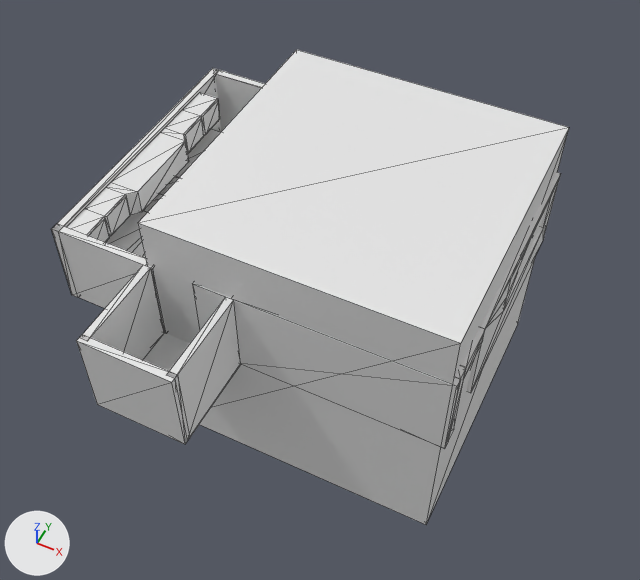
The glTF model theroom/excersizes/restaurant/room.gltf: old version first, new version second.
One viewpoint serves both versions: a 50 mm camera at (12.3, -22.2, 29.1) aimed at (0.8, 0.8, 0.3). Lighting does not change. The marker at lower left points along +X, +Y and +Z. Mesh edges are drawn as thin lines on the coarser meshes. Materials are left out; every surface is plain grey. Where no turn or scale is listed for an object, it has been applied to the vertices. Vertices at the same position are counted once.
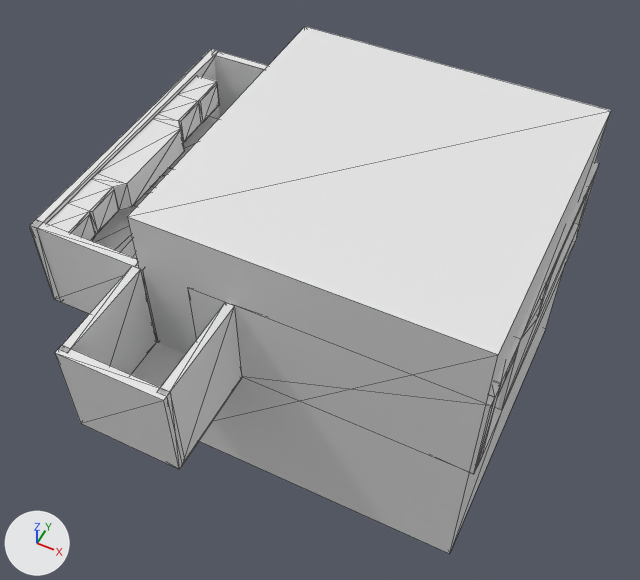
Where the newer file only moved an object's origin or applied its transform, the numbers keep the older frame.

Diff of the bpy script that builds the scene:
```diff
--- a/theroom/excersizes/restaurant/room.gltf.py
+++ b/theroom/excersizes/restaurant/room.gltf.py
@@ me_plane @@
 me_plane.from_pydata(...)  # 4 vertices, 2 faces; spans x -6.14..6.14, y -5.99..5.99, z 0.0
-me_plane.vertices[0].co = (-6.14, -5.99, 0.0)
-me_plane.vertices[1].co = (6.14, 5.99, 0.0)
-me_plane.vertices[2].co = (-6.14, 5.99, 0.0)
-me_plane.vertices[3].co = (6.14, -5.99, 0.0)
+# me_plane part 1
+me_plane.vertices[0].co = (-6.26, -6.38, -0.2)
+me_plane.vertices[1].co = (7.77, 6.99, -0.2)  # pixel (575, 241)
+me_plane.vertices[2].co = (-6.26, 6.99, -0.2)
+me_plane.vertices[3].co = (7.77, -6.38, -0.2)  # pixel (477, 467)
@@ ob_boundingbox @@
 ob_boundingbox = bpy.data.objects.new('boundingbox', me_cube_006)
-ob_boundingbox.location = (2.05, 2.28, 0.0)
-ob_boundingbox.scale = (6.31, 6.31, 6.31)
+ob_boundingbox.location = (2.7, 2.51, 0.0)
+ob_boundingbox.scale = (6.99, 6.99, 6.99)
@@ ob_cube_001 @@
 ob_cube_001 = bpy.data.objects.new('Cube.001', me_cube_001)
-ob_cube_001.location = (-0.19, 8.29, 2.01)
-ob_cube_001.scale = (8.42, 0.176, 2.01)
+ob_cube_001.location = (0.14, 9.3, 2.05)
+ob_cube_001.scale = (9.4, 0.196, 2.24)
@@ ob_cube_002 @@
 ob_cube_002 = bpy.data.objects.new('Cube.002', me_cube_001)
-ob_cube_002.location = (-6.45, -3.87, 2.01)
-ob_cube_002.scale = (2.39, 0.176, 2.01)
+ob_cube_002.location = (-6.86, -4.28, 2.05)
+ob_cube_002.scale = (2.67, 0.196, 2.24)
@@ ob_cube_003 @@
 ob_cube_003 = bpy.data.objects.new('Cube.003', me_cube_001)
-ob_cube_003.location = (-8.67, 2.2, 2.01)
+ob_cube_003.location = (-9.33, 2.5, 2.05)
 ob_cube_003.rotation_euler = (0.0, 0.0, -1.571)  # degrees (0, 0, -90)
-ob_cube_003.scale = (6.27, 0.176, 2.01)
+ob_cube_003.scale = (6.99, 0.196, 2.24)
@@ ob_cube_008 @@
 ob_cube_008 = bpy.data.objects.new('Cube.008', me_cube_001)
-ob_cube_008.location = (-2.4, -8.1, 2.01)
-ob_cube_008.scale = (2.03, 0.176, 2.01)
+ob_cube_008.location = (-2.33, -9.0, 2.05)
+ob_cube_008.scale = (2.27, 0.196, 2.24)
@@ ob_cube_009 @@
 ob_cube_009 = bpy.data.objects.new('Cube.009', me_cube_001)
-ob_cube_009.location = (-4.24, -6.09, 2.01)
+ob_cube_009.location = (-4.39, -6.75, 2.05)
 ob_cube_009.rotation_euler = (0.0, 0.0, 1.571)  # degrees (0, 0, 90)
-ob_cube_009.scale = (2.03, 0.176, 2.01)
+ob_cube_009.scale = (2.27, 0.196, 2.24)
@@ ob_cube_010 @@
 ob_cube_010 = bpy.data.objects.new('Cube.010', me_cube_001)
-ob_cube_010.location = (-0.53, -6.09, 2.01)
+ob_cube_010.location = (-0.25, -6.75, 2.05)
 ob_cube_010.rotation_euler = (0.0, 0.0, 1.571)  # degrees (0, 0, 90)
-ob_cube_010.scale = (2.03, 0.176, 2.01)
+ob_cube_010.scale = (2.27, 0.196, 2.24)
@@ ob_cube_012 @@
 ob_cube_012 = bpy.data.objects.new('Cube.012', me_cube_003)
-ob_cube_012.location = (-7.62, -1.68, 0.93)
-ob_cube_012.scale = (0.905, 2.0, 0.905)
+ob_cube_012.location = (-8.16, -1.84, 0.85)
+ob_cube_012.scale = (1.01, 2.24, 1.01)
@@ ob_cube_015 @@
 ob_cube_015 = bpy.data.objects.new('Cube.015', me_cube_000)
-ob_cube_015.location = (3.17, -3.87, 2.01)
-ob_cube_015.scale = (5.35, 0.176, 2.01)
+ob_cube_015.location = (3.88, -4.28, 2.05)
+ob_cube_015.scale = (5.98, 0.196, 2.24)
@@ ob_cube_016 @@
 ob_cube_016 = bpy.data.objects.new('Cube.016', me_cube)
-ob_cube_016.location = (-7.99, 1.38, 3.28)
-ob_cube_016.scale = (0.503, 5.27, 0.6)
+ob_cube_016.location = (-8.57, 1.58, 3.46)
+ob_cube_016.scale = (0.562, 5.88, 0.669)
@@ ob_cube_017 @@
 ob_cube_017 = bpy.data.objects.new('Cube.017', me_cube_008)
-ob_cube_017.location = (8.35, -3.41, 2.01)
+ob_cube_017.location = (9.67, -3.76, 2.05)
 ob_cube_017.rotation_euler = (0.0, 0.0, -1.571)  # degrees (0, 0, -90)
-ob_cube_017.scale = (0.303, 0.176, 2.01)
+ob_cube_017.scale = (0.338, 0.196, 2.24)
@@ ob_cube_019 @@
 ob_cube_019 = bpy.data.objects.new('Cube.019', me_cube_008)
-ob_cube_019.location = (8.35, -2.17, 3.67)
+ob_cube_019.location = (9.67, -2.38, 3.9)
 ob_cube_019.rotation_euler = (0.0, 0.0, -1.571)  # degrees (0, 0, -90)
-ob_cube_019.scale = (1.0, 0.176, 0.346)
+ob_cube_019.scale = (1.12, 0.196, 0.386)
@@ ob_cube_023 @@
 ob_cube_023 = bpy.data.objects.new('Cube.023', me_cube_015)
-ob_cube_023.location = (8.35, 3.63, 2.01)
+ob_cube_023.location = (9.67, 4.1, 2.05)
 ob_cube_023.rotation_euler = (0.0, 0.0, -1.571)  # degrees (0, 0, -90)
-ob_cube_023.scale = (4.83, 0.176, 2.01)
+ob_cube_023.scale = (5.39, 0.196, 2.24)
@@ ob_glass @@
 ob_glass = bpy.data.objects.new('glass', me_cube_016)
-ob_glass.location = (8.39, 4.72, 2.71)
-ob_glass.scale = (0.0328, 2.84, 1.13)
+ob_glass.location = (9.72, 5.31, 2.83)
+ob_glass.scale = (0.0366, 3.17, 1.26)
@@ ob_plane_001 @@
 ob_plane_001 = bpy.data.objects.new('Plane.001', me_plane_001)
-ob_plane_001.location = (-2.35, -5.96, 0.0)
-ob_plane_001.scale = (1.95, 2.2, 1.96)
+ob_plane_001.location = (-2.27, -6.61, -0.2)
+ob_plane_001.scale = (2.18, 2.45, 2.19)
```

Location of each change, [x1, y1, x2, y2] in pixels of the pictures (640 x 580 px):
'boundingbox', moved, rescaled (12% wider, 11% taller): before [138, 50, 569, 525]; after [127, 26, 611, 554]
'Cube.015', moved, rescaled: before [192, 283, 460, 449]; after [470, 396, 495, 474]
'Cube.016', moved, rescaled (12% wider, 10% taller): before [67, 92, 220, 242]; after [47, 75, 219, 240]
'Cube.008', moved, rescaled (15% wider, 14% taller): before [77, 335, 187, 444]; after [55, 345, 182, 469]
'Cube.010', moved, rescaled (15% wider, 13% taller): before [167, 297, 241, 441]; after [157, 302, 242, 465]
'Cube.009', moved, rescaled (14% wider, 15% taller): before [80, 265, 164, 360]; after [61, 266, 157, 375]
'Cube.023', moved, rescaled (8% wider, 12% taller): before [467, 172, 561, 393]; after [497, 162, 599, 410]
'Cube.002', moved, rescaled (15% wider, 12% taller): before [53, 224, 146, 308]; after [31, 220, 138, 314]
'Cube.003', moved, rescaled (12% wider, 10% taller): before [51, 68, 221, 298]; after [29, 49, 220, 302]
'Cube.001', moved, rescaled (10% wider, 8% taller): before [214, 70, 265, 132]; after [212, 50, 268, 117]
'Plane.001', moved, rescaled (17% wider, 21% taller): before [143, 333, 190, 371]; after [131, 342, 186, 388]
'Cube.012', moved, rescaled (12% wider, 15% taller): before [106, 211, 147, 257]; after [91, 205, 137, 258]
'Cube.019', moved, rescaled (9% wider, 12% taller): before [463, 328, 485, 378]; after [497, 338, 521, 394]
'glass', moved, rescaled: before [506, 208, 546, 299]; after [544, 208, 581, 295]
'Cube.017', moved, rescaled (32% wider, 12% taller): before [448, 365, 466, 441]; after [477, 381, 501, 466]
'Plane', reshaped (not visible before): after [478, 245, 574, 464]
